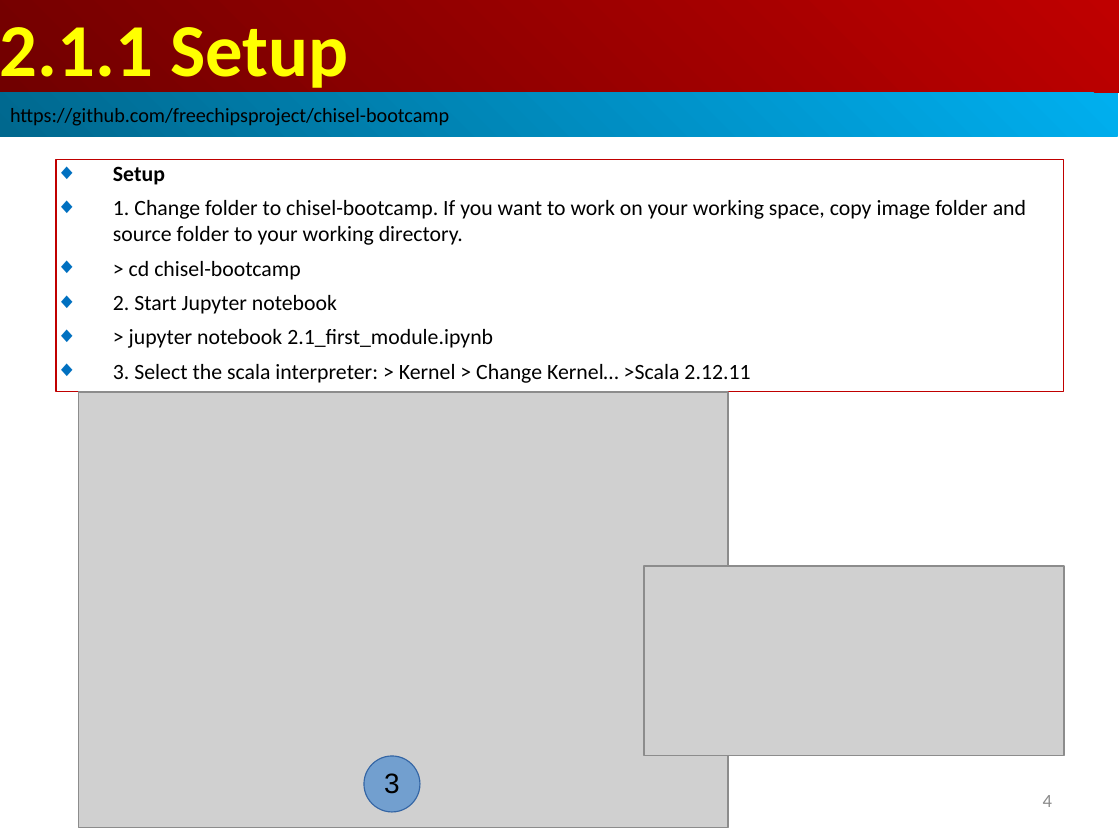
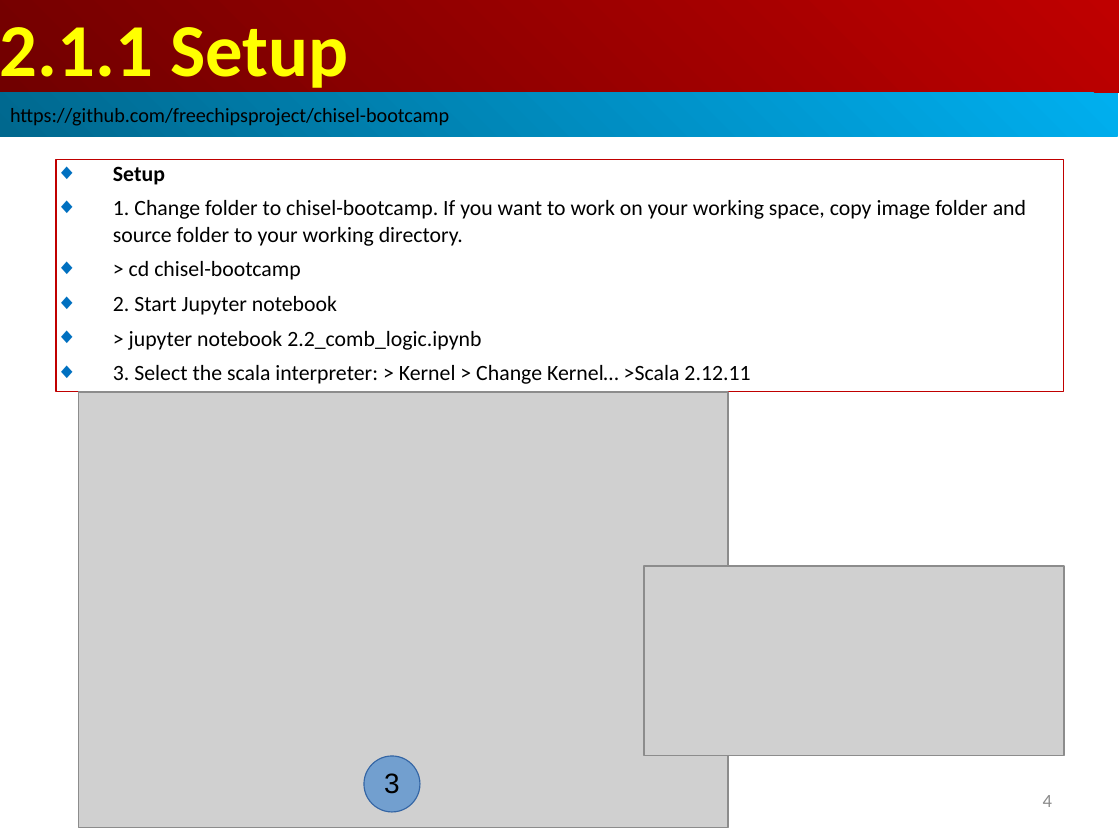
Before and after one commit to peterhchen/AIU_CS800_Chisel, a slide deck: slide 4 of 300_UCB_BC/002.2_Comb_Logic/000_Video/002.2_Comb_Logic.ppt. Drawn at 1120x840 pixels with LibreOffice and Linux fonts; fonts in the diff are those of the drawing; grey boxes stand for pictures. Boxes give left, top, right and bottom in pixels: in the first picture for what was removed or moved away, otherwise in the second. Text is boxed around its words. In the diff, an @@ line names an element or a change of style, - is before the commit and + after.

```diff
--- a/300_UCB_BC/002.2_Comb_Logic/000_Video/002.2_Comb_Logic.ppt
+++ b/300_UCB_BC/002.2_Comb_Logic/000_Video/002.2_Comb_Logic.ppt
@@ text in rectangle at (x1=129, y1=331, x2=481, y2=350): text changed @@
-◆ > jupyter notebook 2.1_first_module.ipynb
+◆ > jupyter notebook 2.2_comb_logic.ipynb
```
